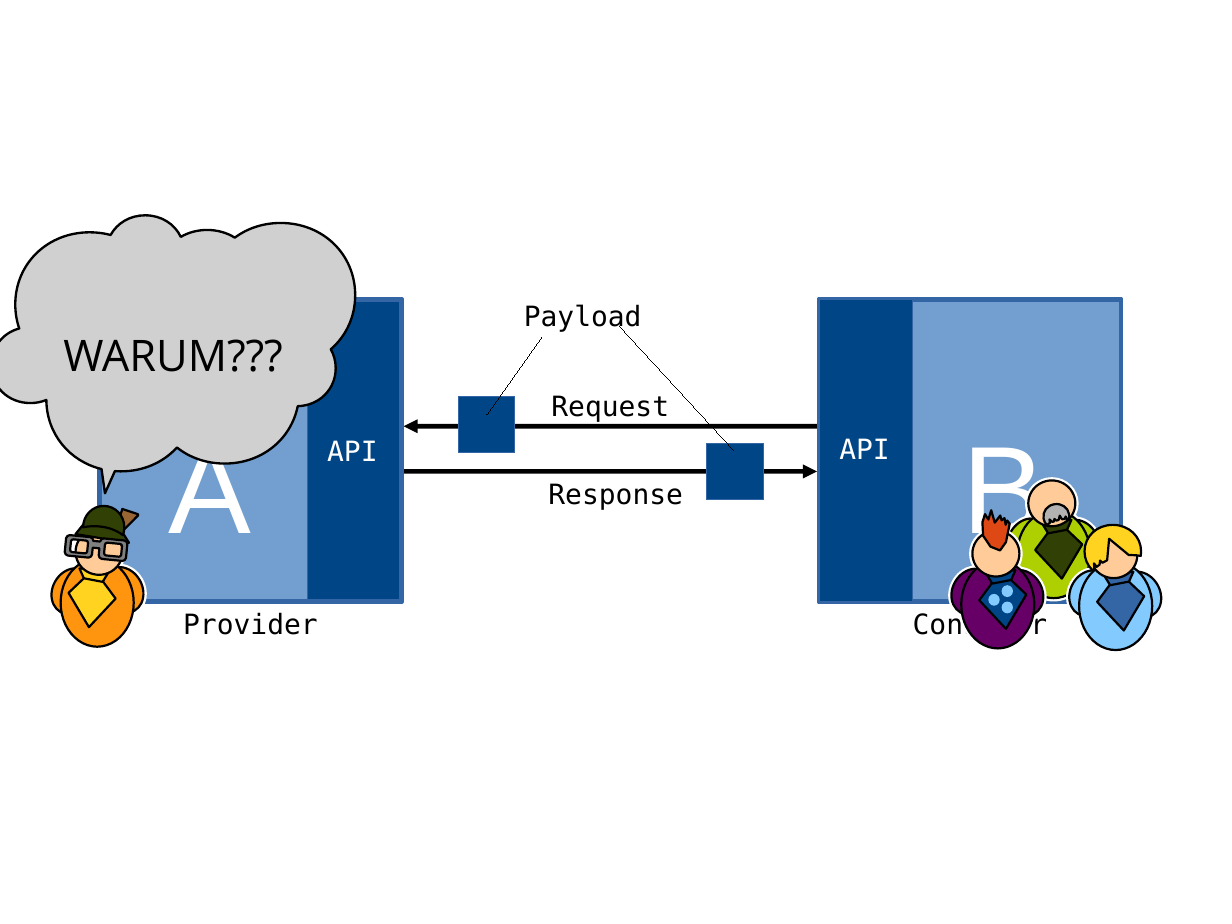
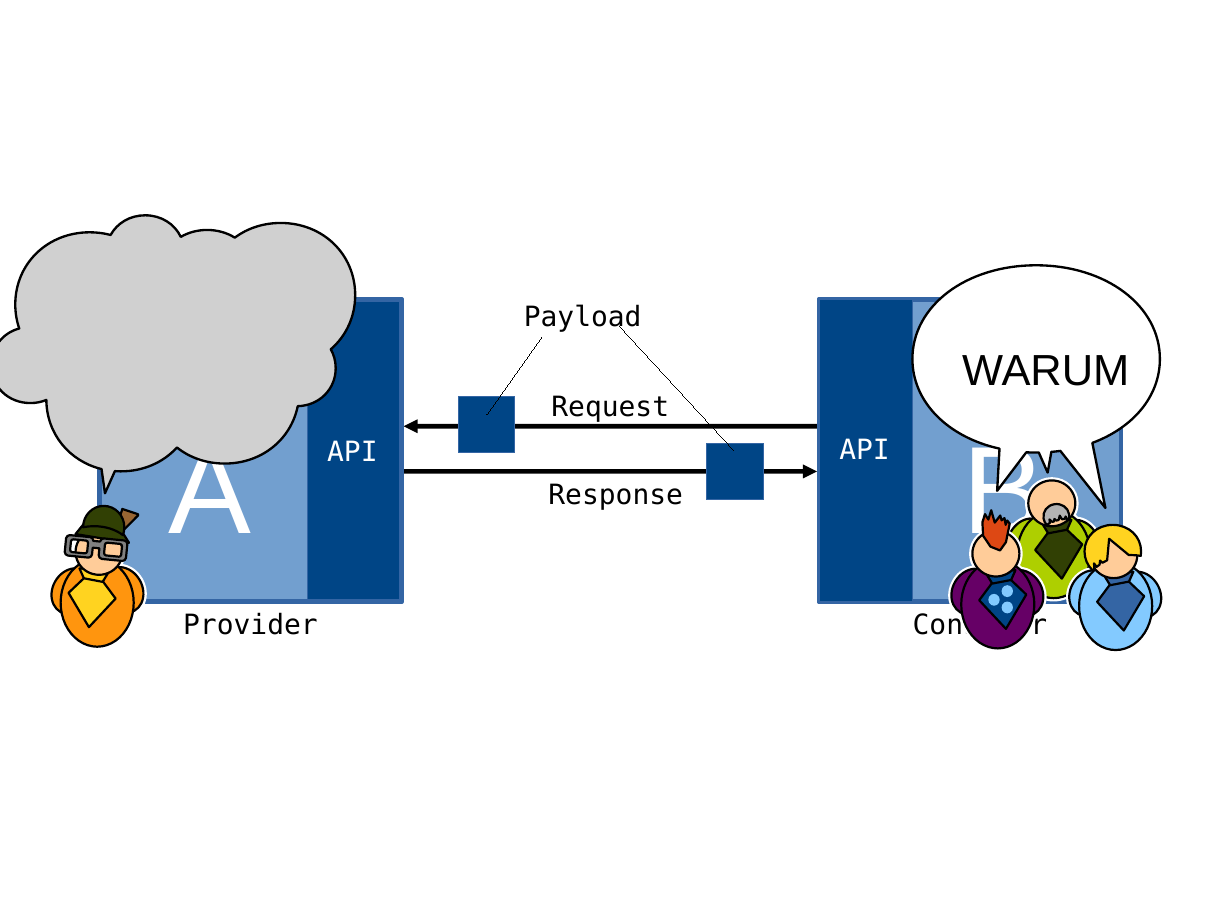
Before and after one commit to xdoo/schema_evolution_demo, a slide deck: slide 14 of Folien.odp. Drawn at 1232x924 pixels with LibreOffice and Linux fonts; fonts in the diff are those of the drawing; grey boxes stand for pictures. Boxes give left, top, right and bottom in pixels: in the first picture for what was removed or moved away, otherwise in the second. Text is boxed around its words. In the diff, an @@ line names an element or a change of style, - is before the commit and + after.

```diff
--- a/Folien.odp
+++ b/Folien.odp
@@ freeform shape added at [912,265,1159,508], fill #FFFFFF, outline #000000 1.5 pt @@
@@ text in picture at [63,339,282,372]: text removed @@
-WARUM???
@@ text added at [962,355,1129,386], 28 pt, text #000000 @@
+WARUM
```
Also in this commit, not shown: 1 other file.
